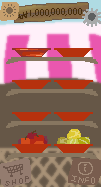
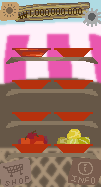
Revision of a layered 101x187 image; what changed, layer by layer:
removed group "그룹 1" (1st of 2, in "uibtn") (2 layers) from group "uibtn" over [7, 2, 98, 64]
removed layer "레이어 4" (2nd of 2, in "uibtn" › "그룹 1") (was 42%) from group "그룹 1" over [7, 2, 98, 64]
removed layer "레이어 3" (1st of 6, in "uibtn" › "그룹 1") from group "그룹 1" over [14, 2, 89, 23]
added layer "레이어 6" in group "uibtn" over [15, 2, 90, 22]
renamed "레이어 2" to "레이어 2 복사", painted on it over [6, 57, 98, 64]
